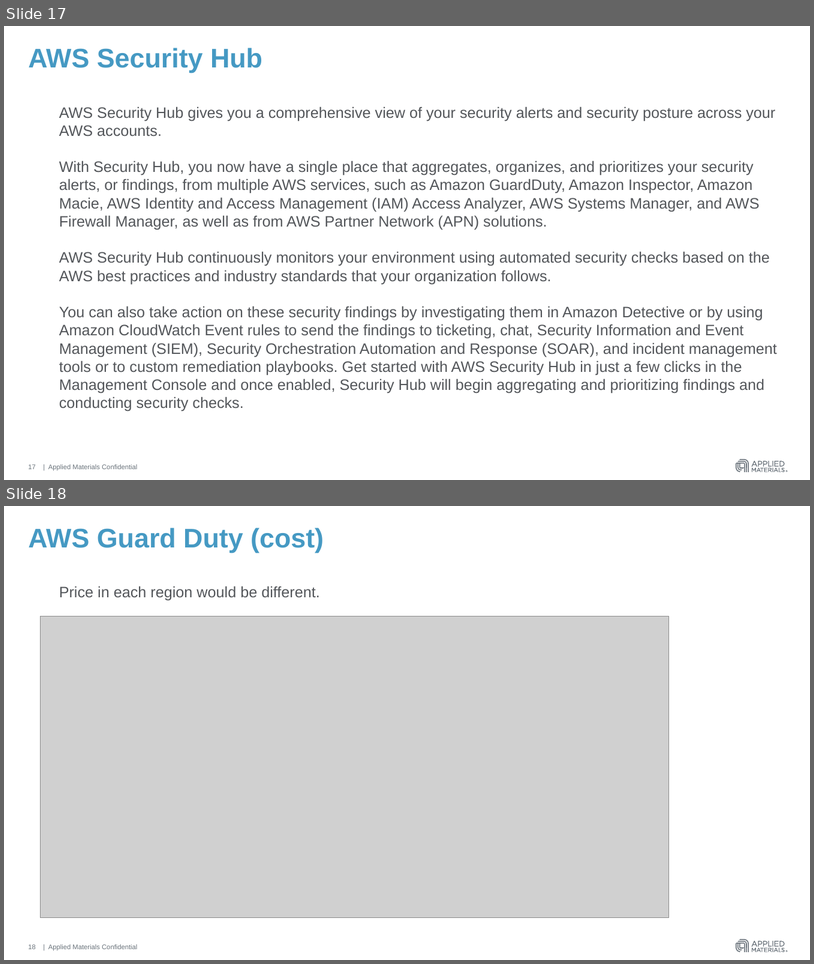
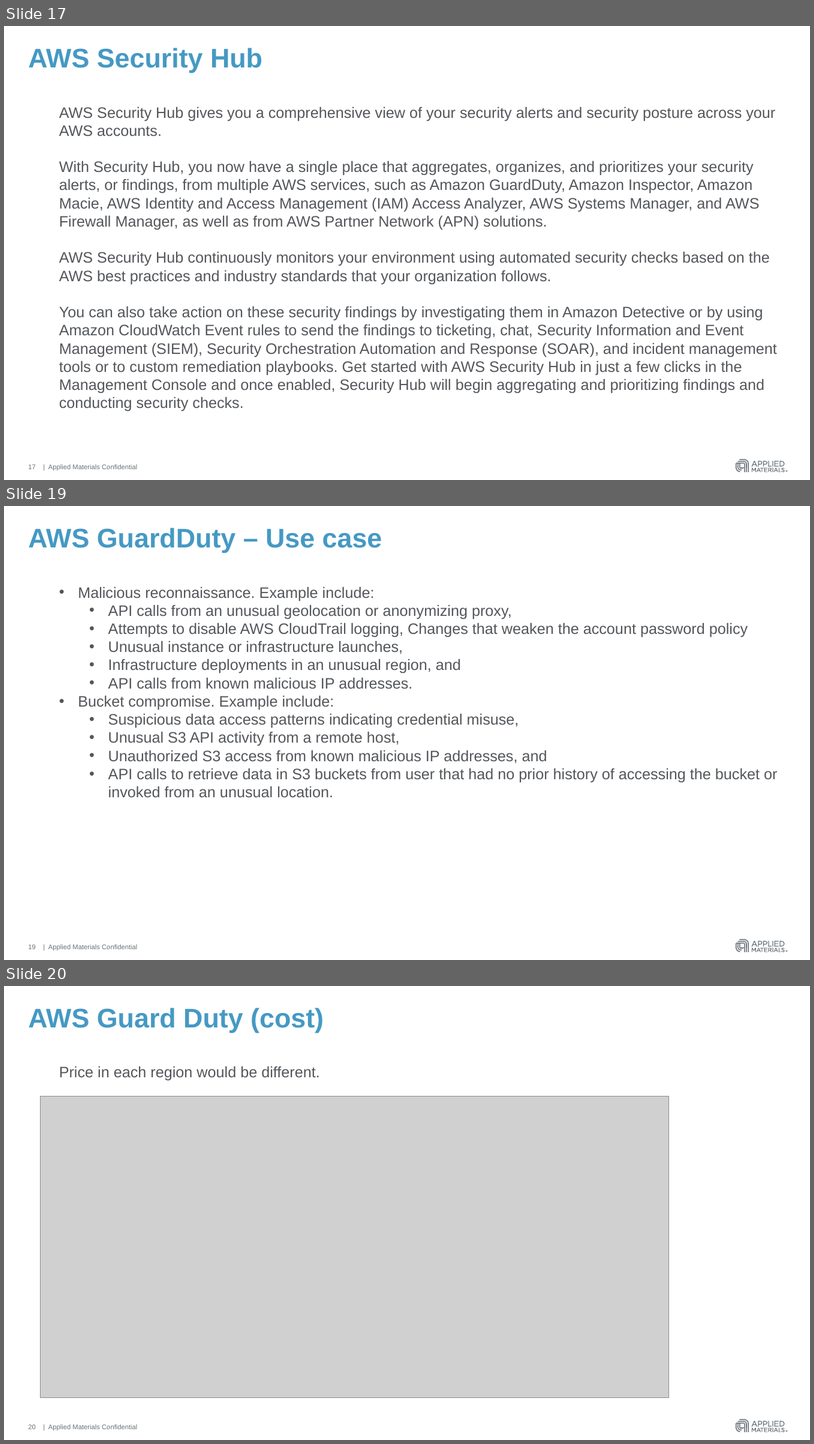
Before and after one commit to hmahajanHM/mytestrepo, a slide deck: AWS Guard Duty & Azure Security Center.pptx. Shown one above the other, each under a label of ours: slides 17 and 18 before the commit, slides 17, 19 and 20 after it; the slides between them are not shown. The pictures are 814x964 and 814x1444 pixels, drawn with LibreOffice and Linux fonts; fonts in the diff are those of the drawing; grey boxes stand for pictures. Boxes give left, top, right and bottom in pixels: in the first picture for what was removed or moved away, otherwise in the second. Text is boxed around its words. In the diff, an @@ line names an element or a change of style, - is before the commit and + after.

```diff
--- a/AWS Guard Duty & Azure Security Center.pptx
+++ b/AWS Guard Duty & Azure Security Center.pptx
@@ slide 19 added at (x1=4, y1=506, x2=810, y2=960), background #FFFFFF; not listed: 4 template elements that a slide beside it also shows @@
@@ title added at (x1=28, y1=528, x2=383, y2=553), 32 pt, text #4599C3, bold @@
+AWS GuardDuty – Use case
@@ text added at (x1=78, y1=586, x2=777, y2=798), 18 pt, text #53565A @@
+• Malicious reconnaissance. Example include:
+  • API calls from an unusual geolocation or anonymizing proxy,
+  • Attempts to disable AWS CloudTrail logging, Changes that weaken the account password policy
+  • Unusual instance or infrastructure launches,
+  • Infrastructure deployments in an unusual region, and
+  • API calls from known malicious IP addresses.
+• Bucket compromise. Example include:
+  • Suspicious data access patterns indicating credential misuse,
+  • Unusual S3 API activity from a remote host,
+  • Unauthorized S3 access from known malicious IP addresses, and
+  • API calls to retrieve data in S3 buckets from user that had no prior history of accessing the bucket or invoked from an unusual location.
@@ page number added at (x1=28, y1=944, x2=35, y2=949), 8 pt, text #6A737B @@
+19
@@ what was slide 18 is now slide 20 @@
@@ page number at (x1=28, y1=1424, x2=35, y2=1429): text changed @@
-18
+20
```
Also in this commit, not shown: 2 slides changed, 1 other slide added, 1 slide removed.
